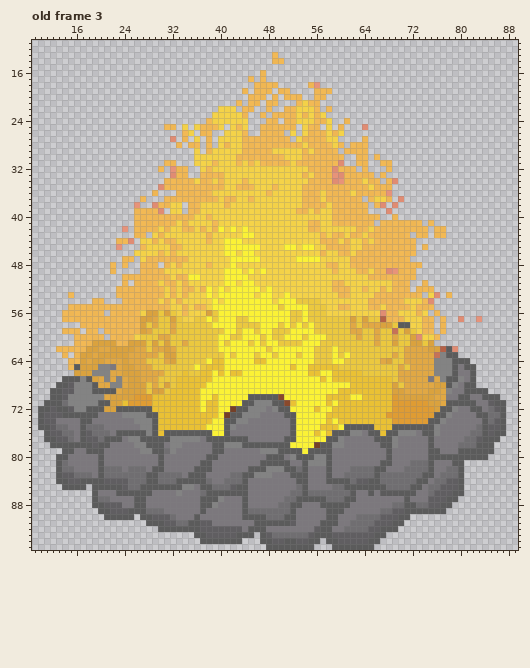
Pixel-art file: Assets/Sprites/dungeon/decorations/Camp fire/campfire.aseprite. The first picture shows the starting point.
96x96 pixels, 3 frames. Colours within 5 levels of each other are drawn and written as one. Shown: old frame 3: x 9..89, y 11..95. The commit also changed other frames, which this record leaves out.
After the commit:
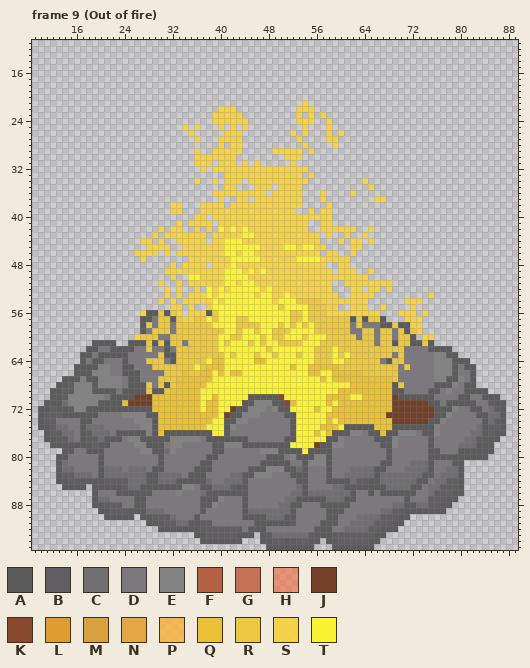
Palette (. is transparent): A #5b5b5b  B #605e61  C #706e71  D #7c787d  E #838383  F #b56146  G #c67258  H #fb65368f  J #744027  K #89492c  L #df9c33  M #daa23e  N #e1a844  P #fbb436cb  Q #eac134  R #ebc83f  S #fbd436df  T #fbf236
A new or re-ordered frame is compared with the old frame closest to it.
Diff:
frames 3 -> 10
Changed rows in their new state; - is an unchanged pixel.
Frame 9 (Out of fire) is new; against old frame 3, layers "sparks", "outer ring":
first column x 13:
13 ------------------------------------.----------------------------------
14 ------------------------------------..---------------------------------
16 ----------------------------------.------------------------------------
17 --------------------------------.-.------------------------------------
18 ---------------------------------....-----..---------------------------
19 -------------------------------.-...-..----...-------------------------
20 --------------------------------...-.-...--..--------------------------
21 ------------------------------.-..-..---.-..---------------------------
22 -------------------------------..--.--..---.-.-------------------------
23 -------------------------------.--.-....-.-.---------------------------
24 -------------------------.---------..-..---..---.----------------------
25 ------------------..----...---.---......--..---.---.-------------------
26 ---------------------.--..-----.--....----...-.------------------------
27 -------------------.-.---.-----........--....------.-------------------
28 --------------------.-..-.--.--..........-....-.-...-------------------
29 -------------------------.-----.....-----.-....-....-------------------
30 ------------------------------........---.......--..-.-----------------
31 ------------------..------.---.-.-.....-........--..--..---------------
32 -----------------.-...---.----------------........-.---.---------------
33 -------------------...--....-------------.-..........-.----------------
34 ------------------.....-..-.---.----------.........-..-..--------------
35 -----------------...........--...---.----...........-...---------------
36 ----------------.---......---------.-----...-....-......---------------
37 --------------.---.........-..--.--------...-......-.--.-.-------------
38 -------------.--...---..----.------------....-......-..-.--------------
39 -------------.....----..----------------..-.--......---.---------------
40 -------------..........--.--------------------........--.--------------
41 -------------.......-.----.---------------..--.......-.......-.--------
42 -----------.-....-.--..-.-.---------------..------..-.........-..------
43 -------------..--.-------.------------------.-..-..-.......-..-..------
44 ----------...---.-..-----.------------------...-.--.-.......-----------
45 ----------.---.----..------------------------....--.........-.---------
46 -----------------.-.------------------------.--..-..........-----------
47 -----------..--.......---------------------------..........------------
48 ---------.-.--...-.-.----.-------------------..--............----------
49 ---------.----....----------------------------.---..-.......-----------
50 -----------........-..------------------------------........-----------
51 -----------.-....-..-.------------------------..--------...--.---------
52 ----------........-.-..-.---------------------...--.--.-...-...--------
53 --.-------........-.-.-------------------------..----........--.-.-----
54 ------..---......-.-.-------------------------------......---..--------
55 --.................--.-..----------------------..---..-....-...--------
56 -.......-.....-AA-A--.---A----------------------------...---.--.-------
57 -.............AAD--A-----------------------------A-A--A...---..-.--.--.
58 ----..........A-D--D-----------------------------D-DDDAA-----..-.------
59 -...-..-......AD---D-----------------------------DD--D--D-A--..-.------
60 ---.....-....----DD-------------------------------D--D--D--A.--.-------
61 ---...AAAA..AAA-A-A--D-------------------------------D--A--AA-A--------
62 .....AADDAAAADD-DDAD--------------------------------------DDDDAAA-.----
63 -.-.AADAAAAADDDDD-AA------------------------------------D-DDDDDE-------
64 --..ADAADDDADDD---DA----------------------------------DA--DDDDD--------
65 --.-AAA---DAADDD-----------------------------------------D-DDDD--------
66 ---AAA---DDAAADDDD---------------------------------------DDDDDD--------
67 ------AE-E-DAADDD----------------------------------------DDDDD-E-------
68 -------EE--DAAA-D-A-------------------------------------A-DDDDDAA------
69 ----------DAAAA-AA--------------------------------------AADDDDAAD------
70 --------DAAAAJJJ----------------------------------------JAAAAAADD------
71 ---------AA-JJJJ----------------------------------------JJJJJJAAD------
72 --------AA----------------------------------------------JJJJJJJA-------
73 -------------------------------------------------------JJJJJJJJ--------
74 --------------------------------------------------------JJJJJJ---------
Boxes around the changes in both pictures, in picture pixels (x1, y1, x2, y2):
changed: (56, 52, 482, 424)
